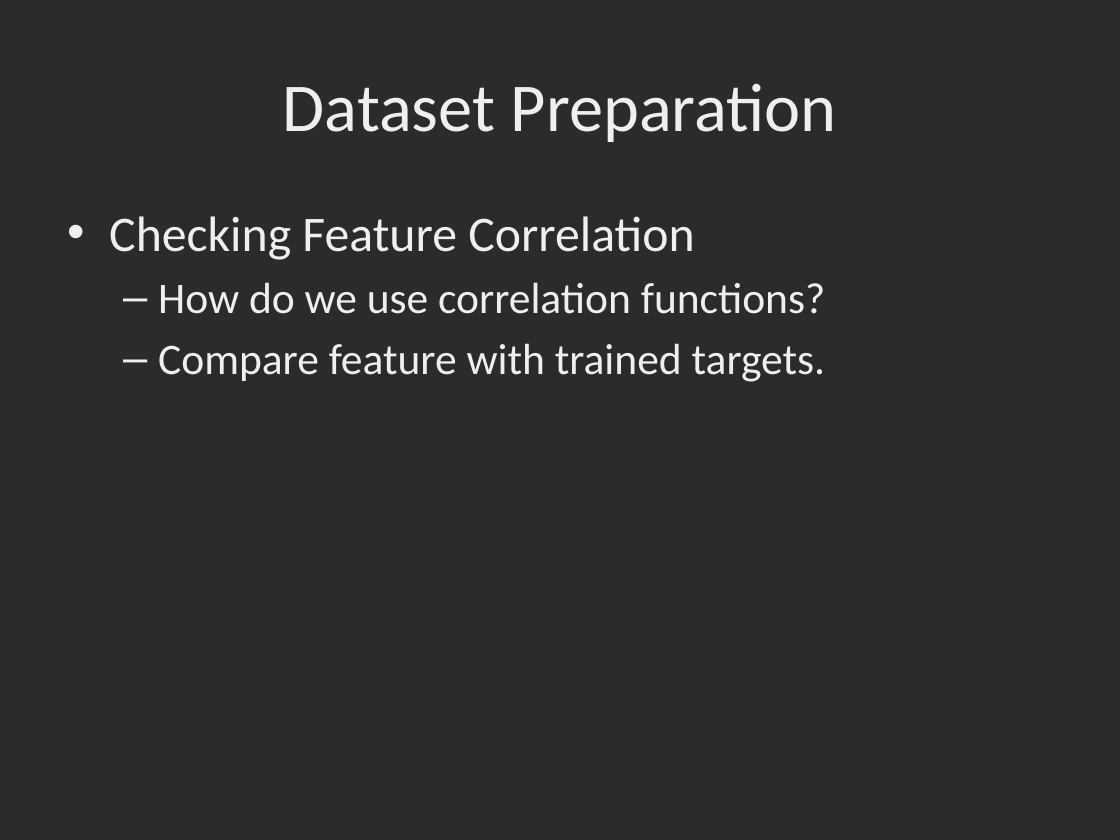
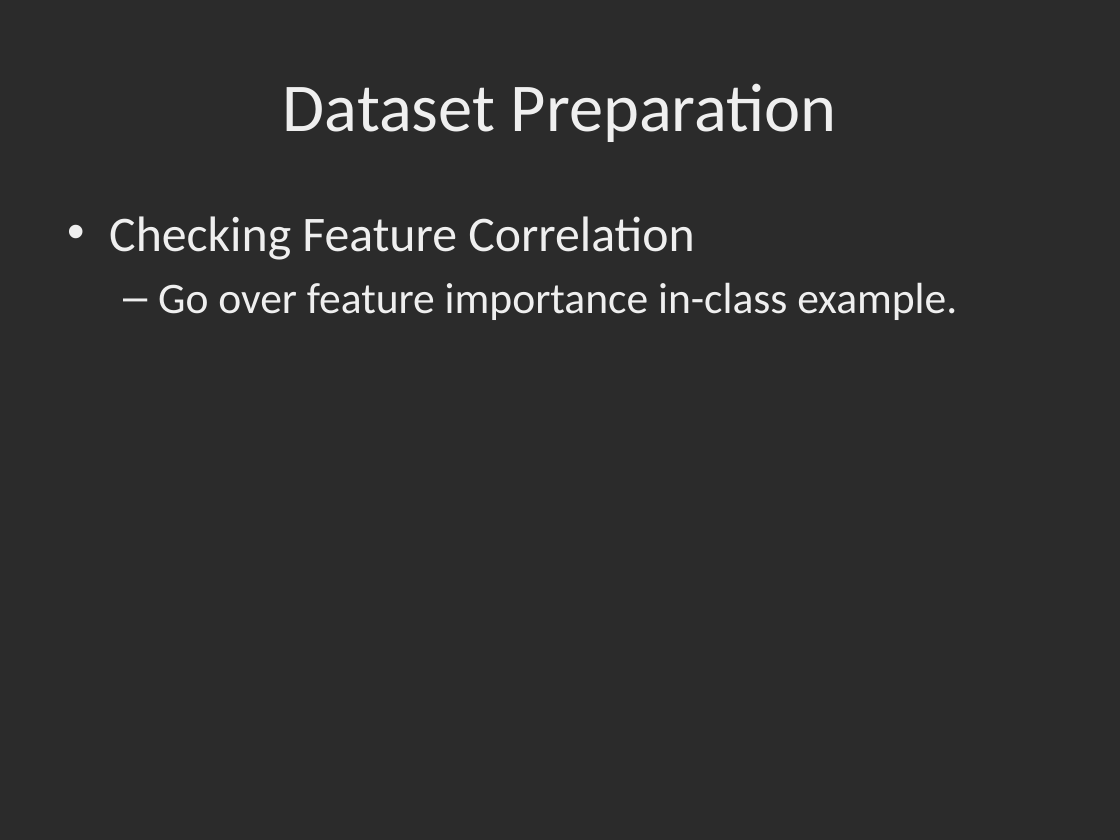
Before and after one commit to dbowmans46/PracticalProgramming, a slide deck: slide 172 of Session 7 - Python/Instructional Material/Session 7 - Python Brief Intro to Machine Learning with Scikit Learn.odp (slide 169 before the commit). Drawn at 1120x840 pixels with LibreOffice and Linux fonts; fonts in the diff are those of the drawing; background and template pictures are left out; a plain dark background stands for a picture behind light text. Boxes give left, top, right and bottom in pixels: in the first picture for what was removed or moved away, otherwise in the second. Text is boxed around its words. In the diff, an @@ line names an element or a change of style, - is before the commit and + after.

Commit message:
Added slides and example for feature importances.

```diff
--- a/Session 7 - Python/Instructional Material/Session 7 - Python Brief Intro to Machine Learning with Scikit Learn.odp
+++ b/Session 7 - Python/Instructional Material/Session 7 - Python Brief Intro to Machine Learning with Scikit Learn.odp
@@ text at bbox=[158, 282, 957, 320]: text changed @@
-  – How do we use correlation functions?
-  – Compare feature with trained targets.
+  – Go over feature importance in-class example.
```
Also in this commit, not shown: 6 other slides changed, 5 slides added, 1 other file.
